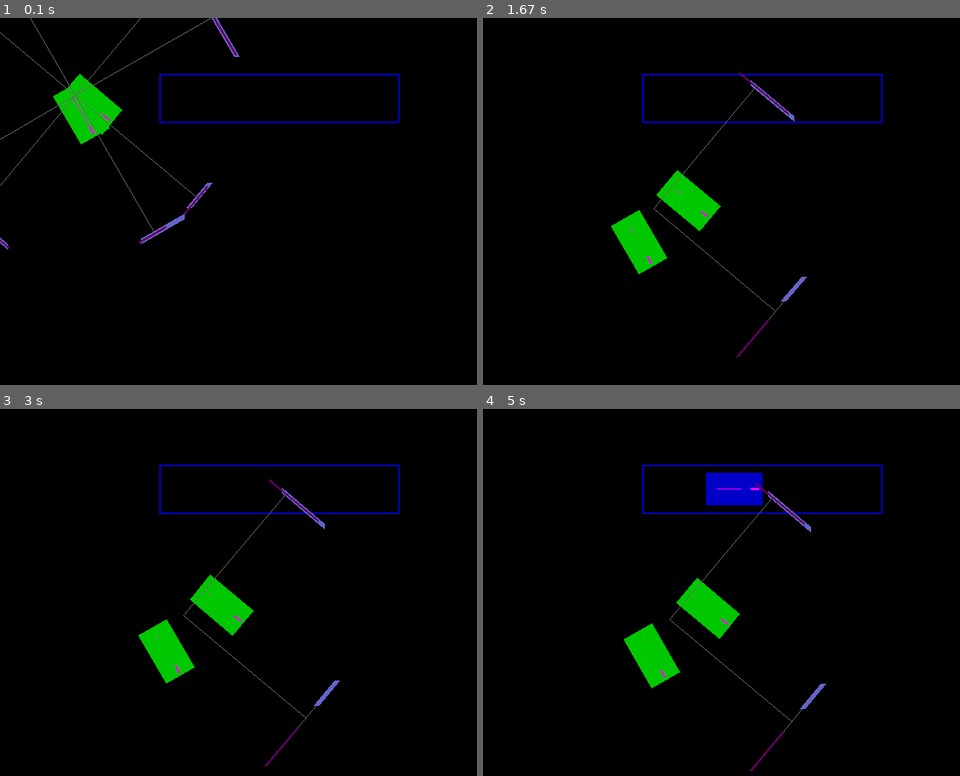
Above: before the commit, frames 1-4 (two rows, left to right).
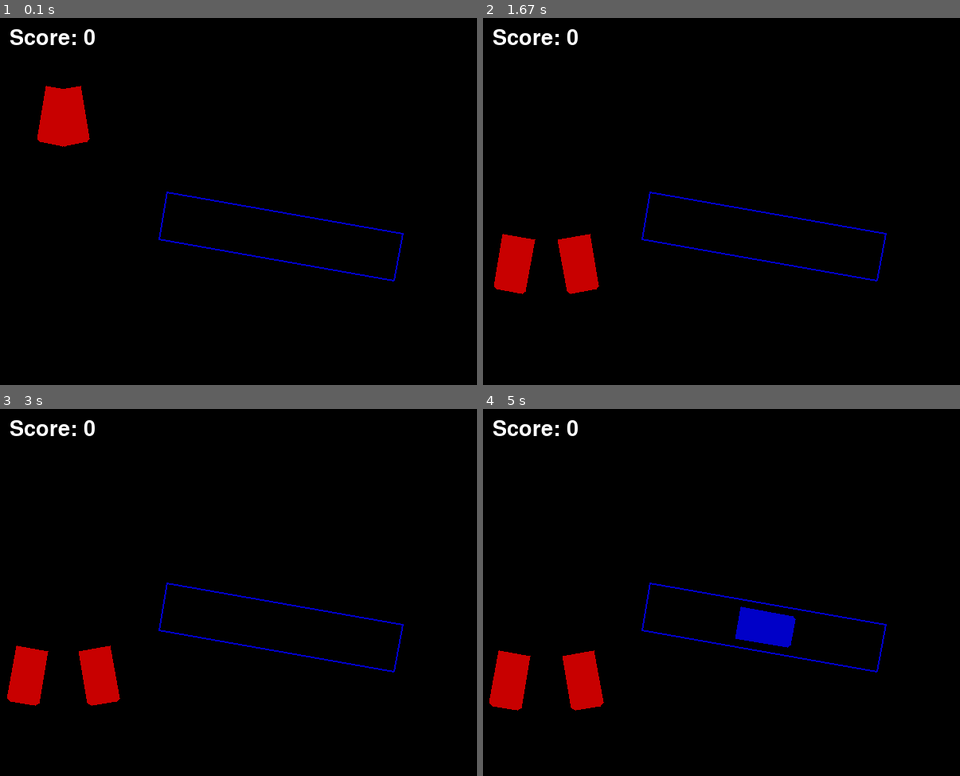
Above: after the commit, the same moments.

Repository: jacob-miller-hq/Intersection-Project
Game: pygame game, started from intersection-game.py
Same seed, same stepped clock (60 frames per second), same inputs: the game is played once before the commit and once after it.
Inputs:
- Up to frame 1 (0.1 s): no input
- Up to frame 2 (1.67 s): no input
- Up to frame 3 (3 s): no input
- Up to frame 4 (5 s): no input

The runs differ from the first frame. In frame 1, 4.3% of the frame differs, in the area x 0-85%, y 0-72%; in frame 2, 5.8%; in frame 3, 5.9%; in frame 4, 8.0%, in the area x 1-85%, y 3-99%.

Commit message:
fix spawn bug and add score

Diff:
--- a/intersection-game.py
+++ b/intersection-game.py
@@ -16,7 +16,7 @@
 import numpy as np
 import numpy.linalg as la
 
-DEBUG = True
+DEBUG = False
 
 def rotate(vector, angle):
     angle = angle / 180 * math.pi
@@ -42,8 +42,10 @@
         self.STRAIGHTENING = 0.95
 
         self.shape = np.array([
-            [0.8, -0.5],
-            [0.8, 0.5],
+            [0.75, -0.5],
+            [0.8, -0.4],
+            [0.8, 0.4],
+            [0.75, 0.5],
             [-0.2, 0.5],
             [-0.2, -0.5]
         ]) * [self.length, self.width]
@@ -62,7 +64,7 @@
 
     # implemented the Separating Axis Theorem from here:
     # https://www.metanetsoftware.com/technique/tutorialA.html
-    # *Note: Only really works on convex shapes and needs more work to work with non-polygons
+    # *Note: Only really works on convex shapes and needs more effort to work with non-polygons
     def collides(self, o, surface=None):
         allEdges = np.concatenate((self.getEdges(), o.getEdges()))
         vecs1 = rotate(self.shape, self.angle)
@@ -131,10 +133,10 @@
     # TODO: this should extend sprite
     def __init__(self, carList, color=(0, 0, 200)):
         self.carList = carList
-        self.start = np.array([500, 100], dtype='float64')
-        self.angle = 0
+        self.start = np.array([500, 300], dtype='float64')
+        self.angle = 10
         self.length = 300
-        self.speed = 5
+        self.speed = 7
         self.color = color
         self.spawnMin = 200
         self.spawnMax = 300
@@ -156,7 +158,7 @@
 
     def spawn(self):
         # TODO: fix spawning/pushing bug?
-        self.carList.append(Car(self.spawnPoint, self.angle, self.color, self.speed))
+        self.carList.append(Car(self.spawnPoint.copy(), self.angle, self.color, self.speed))
 
 class IntersectionGame:
     def __init__(self):
@@ -164,11 +166,12 @@
         size = (800, 600)
         self.screen = pygame.display.set_mode(size)
         # TODO: this should be a sprite group
-        self.cars = [Car(angle=40), Car(angle=60)]
+        self.cars = [Car(angle=80), Car(angle=100)]
         self.roads = [Road(self.cars, (0, 0, 200))]
         self.selectedCar = None
         self.keys = {}
         self.mouse = [(0,0), 0, 0, 0, 0, 0, 0] #[pos, b1,b2,b3,b4,b5,b6]
+        self.score = 0
 
     def gameLoop(self, fr=60):
         running = True
@@ -208,6 +211,12 @@
             for road in self.roads:
                 road.update()
 
+            for i in range(len(self.cars)):
+                for j in range(i+1, len(self.cars)):
+                    if (self.cars[i].collides(self.cars[j])):
+                        self.cars[i].color = (200, 0, 0)
+                        self.cars[j].color = (200, 0, 0)
+
             # draw everything
             self.screen.fill((0, 0, 0))
 
@@ -216,10 +225,9 @@
             for road in self.roads:
                 road.draw(self.screen)
 
-            # TODO move collision before screen clear when finished debugging
-            if self.cars[0].collides(self.cars[1], self.screen):
-                # print(self.cars[0].center)
-                pass
+            font = pygame.font.Font(None, 40)
+            textSurface = font.render("Score: {}".format(self.score), True, (255, 255, 255))
+            self.screen.blit(textSurface, (12, 12))
 
             pygame.display.flip()
 
